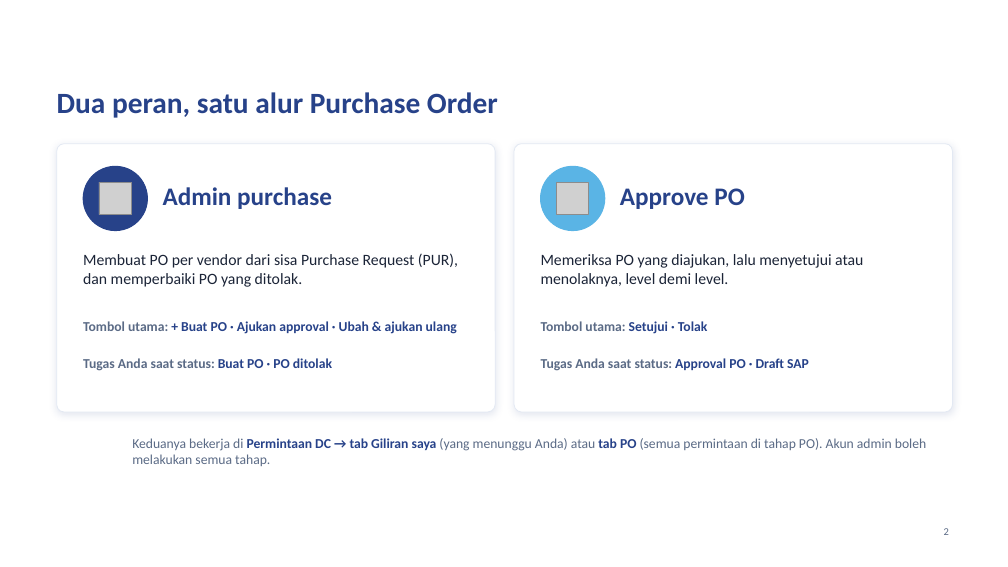
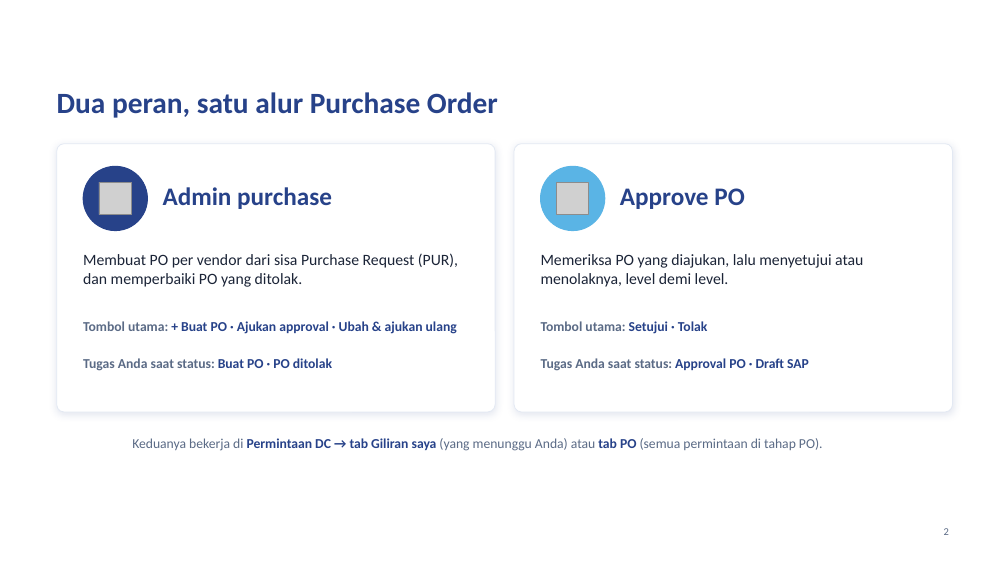
Before and after one commit to alfiandarmawan35/claude, a slide deck: slide 2 of docs/PID_POS_Panduan_Admin_Purchase_Approve_PO.pptx. Drawn at 1008x567 pixels with LibreOffice and Linux fonts; fonts in the diff are those of the drawing; grey boxes stand for pictures; background and template pictures are left out. Boxes give left, top, right and bottom in pixels: in the first picture for what was removed or moved away, otherwise in the second. Text is boxed around its words. In the diff, an @@ line names an element or a change of style, - is before the commit and + after.

```diff
--- a/docs/PID_POS_Panduan_Admin_Purchase_Approve_PO.pptx
+++ b/docs/PID_POS_Panduan_Admin_Purchase_Approve_PO.pptx
@@ text at [132, 438, 823, 451]: text changed @@
-Keduanya bekerja di Permintaan DC → tab Giliran saya (yang menunggu Anda) atau tab PO (semua permintaan di tahap PO). Akun admin boleh melakukan semua tahap.
+Keduanya bekerja di Permintaan DC → tab Giliran saya (yang menunggu Anda) atau tab PO (semua permintaan di tahap PO).
```
Also in this commit, not shown: 6 other slides changed, 2 slides removed, 11 other files.
